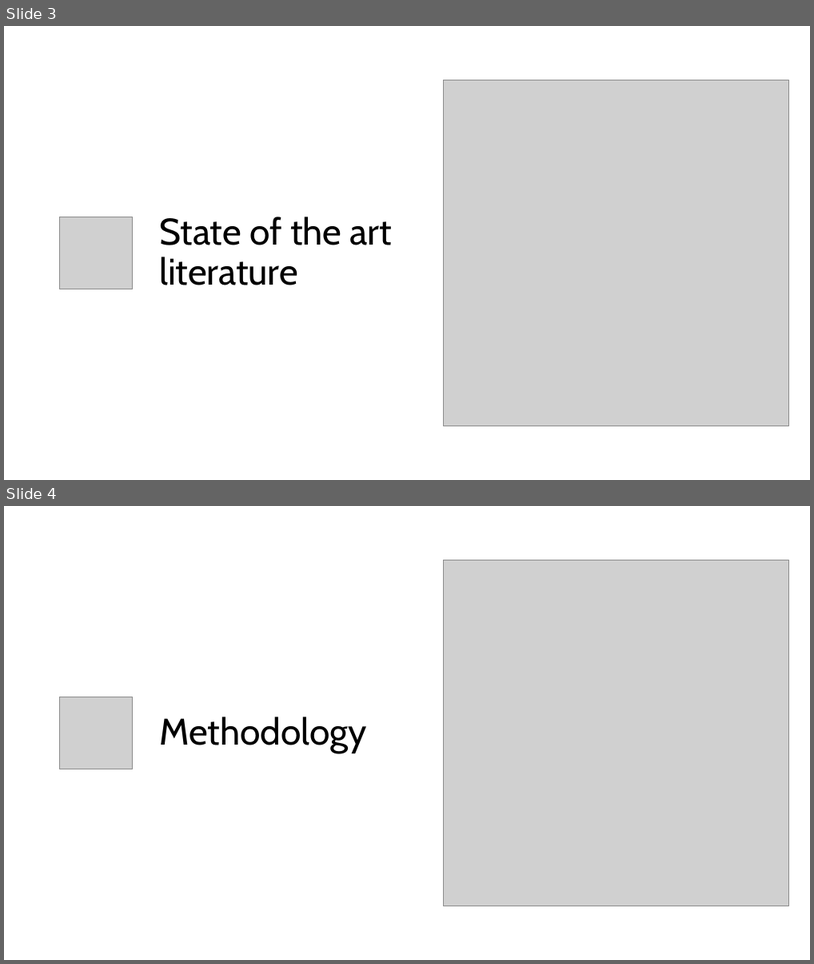
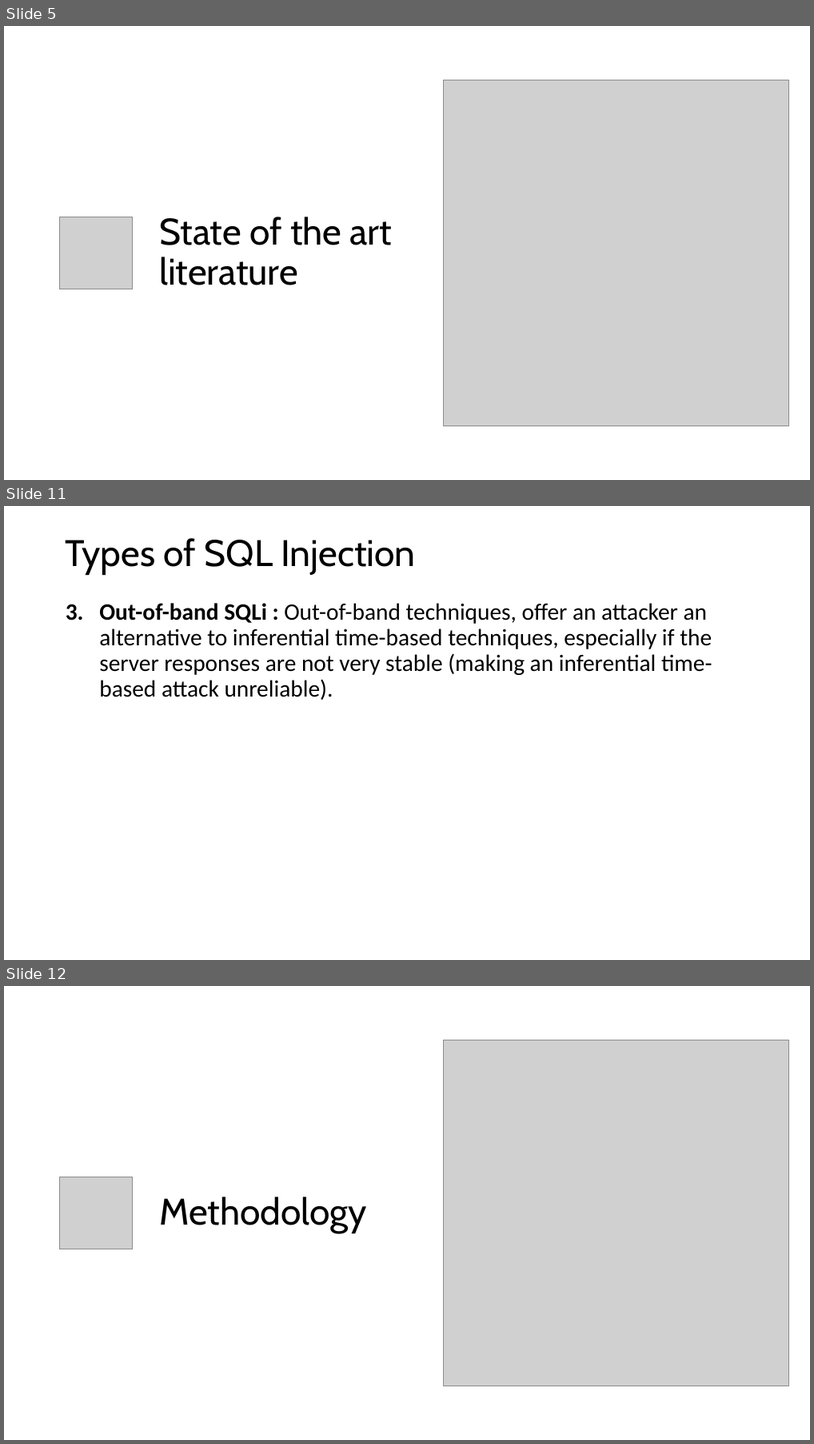
Before and after one commit to lsiddiqsunny/Undergraduate-Thesis, a slide deck: Presentation/SQL Vulnerability after 4-1 mid.pptx. Shown one above the other, each under a label of ours: slides 3 and 4 before the commit, slides 5, 11 and 12 after it; the slides between them are not shown. The pictures are 814x964 and 814x1444 pixels, drawn with LibreOffice and Linux fonts; fonts in the diff are those of the drawing; grey boxes stand for pictures. Boxes give left, top, right and bottom in pixels: in the first picture for what was removed or moved away, otherwise in the second. Text is boxed around its words. In the diff, an @@ line names an element or a change of style, - is before the commit and + after.

```diff
--- a/Presentation/SQL Vulnerability after 4-1 mid.pptx
+++ b/Presentation/SQL Vulnerability after 4-1 mid.pptx
@@ slide 11 added at [4,506,810,960], background #FFFFFF @@
@@ title added at [66,538,416,575], 44 pt, text #000000 @@
+Types of SQL Injection
@@ text added at [99,603,712,700], 28 pt, text #000000 @@
+3. Out-of-band SQLi : Out-of-band techniques, offer an attacker an alternative to inferential time-based techniques, especially if the server responses are not very stable (making an inferential time-based attack unreliable).
@@ what was slide 3 is now slide 5 @@
@@ what was slide 4 is now slide 12 @@
```
Also in this commit, not shown: 1 slide changed, 7 other slides added.
